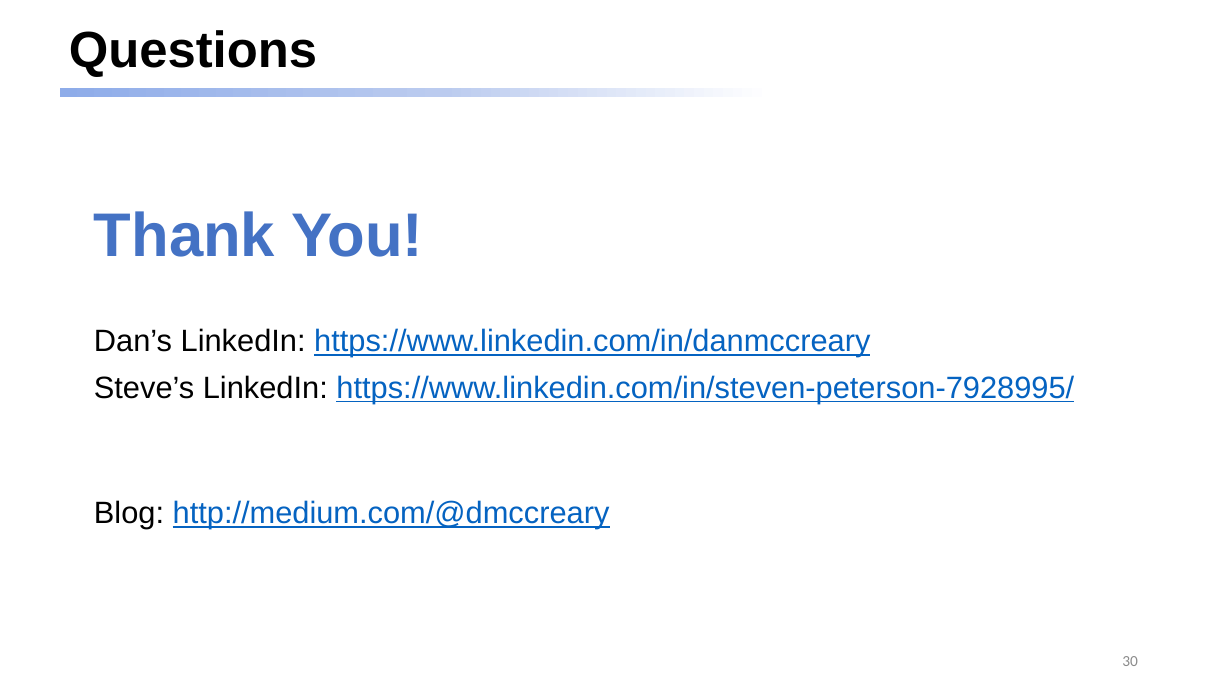
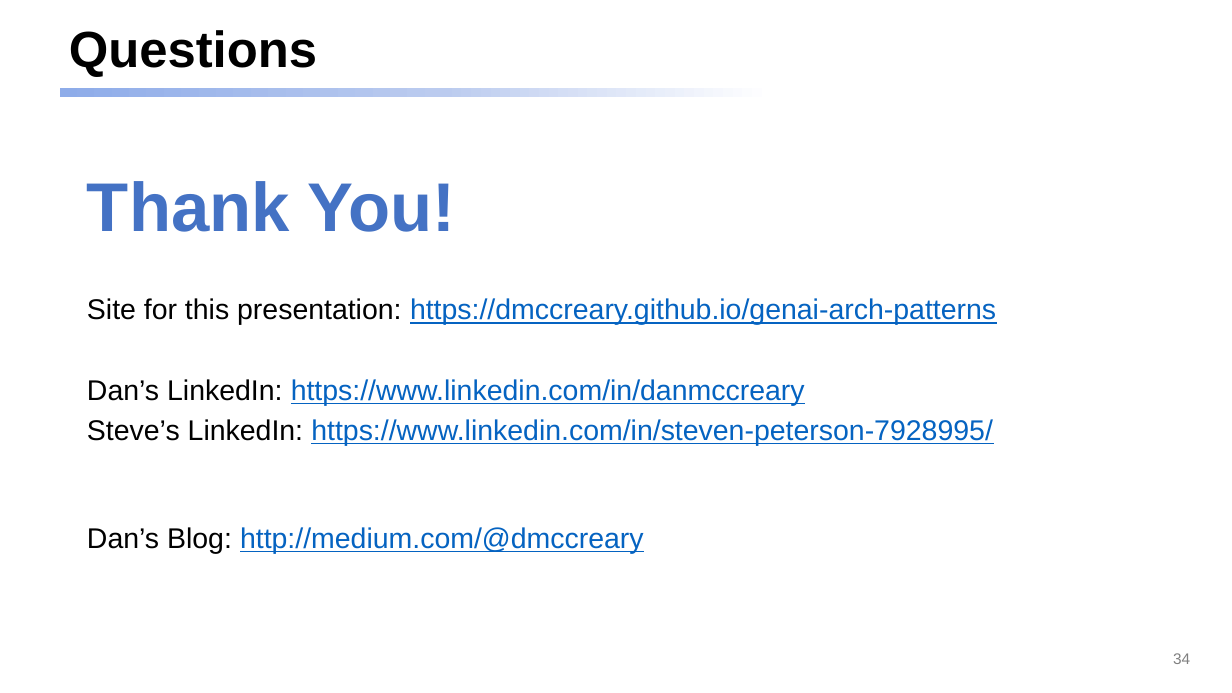
Before and after one commit to dmccreary/genai-arch-patterns, a slide deck: slide 34 of slides/One-Hour-Talk.pptx (slide 30 before the commit). Drawn at 1232x693 pixels with LibreOffice and Linux fonts; fonts in the diff are those of the drawing. Boxes give left, top, right and bottom in pixels: in the first picture for what was removed or moved away, otherwise in the second. Text is boxed around its words. In the diff, an @@ line names an element or a change of style, - is before the commit and + after.

```diff
--- a/slides/One-Hour-Talk.pptx
+++ b/slides/One-Hour-Talk.pptx
@@ text "Thank You!": place and size @@
-text "Thank You!" at <box>94,211,1074,529</box>
+text "Thank You!" at <box>87,181,996,553</box>
@@ text at <box>87,181,993,446</box>: size 48 to 53.6 pt in "Thank You!"; size 24 to 22.2 pt in "Dan’s LinkedIn: https://www.linkedin.com/in/danmccreary", "Steve’s LinkedIn: https://www.linkedin.com/in/steven-peterso ..."; line spacing 0.9 to 0.8 @@
@@ text at <box>87,298,996,325</box>: paragraph added @@
+Site for this presentation: https://dmccreary.github.io/genai-arch-patterns
@@ text at <box>87,527,644,553</box>: text changed; size 24 to 22.2 pt @@
-Blog: http://medium.com/@dmccreary
+Dan’s Blog: http://medium.com/@dmccreary
@@ page number at <box>1173,653,1190,664</box>: text changed; font Calibri to Arial; text colour #8C8C8C to #808080 @@
-30
+34
```
Also in this commit, not shown: 22 other slides changed, 5 slides added, 1 slide removed, 7 other files.
